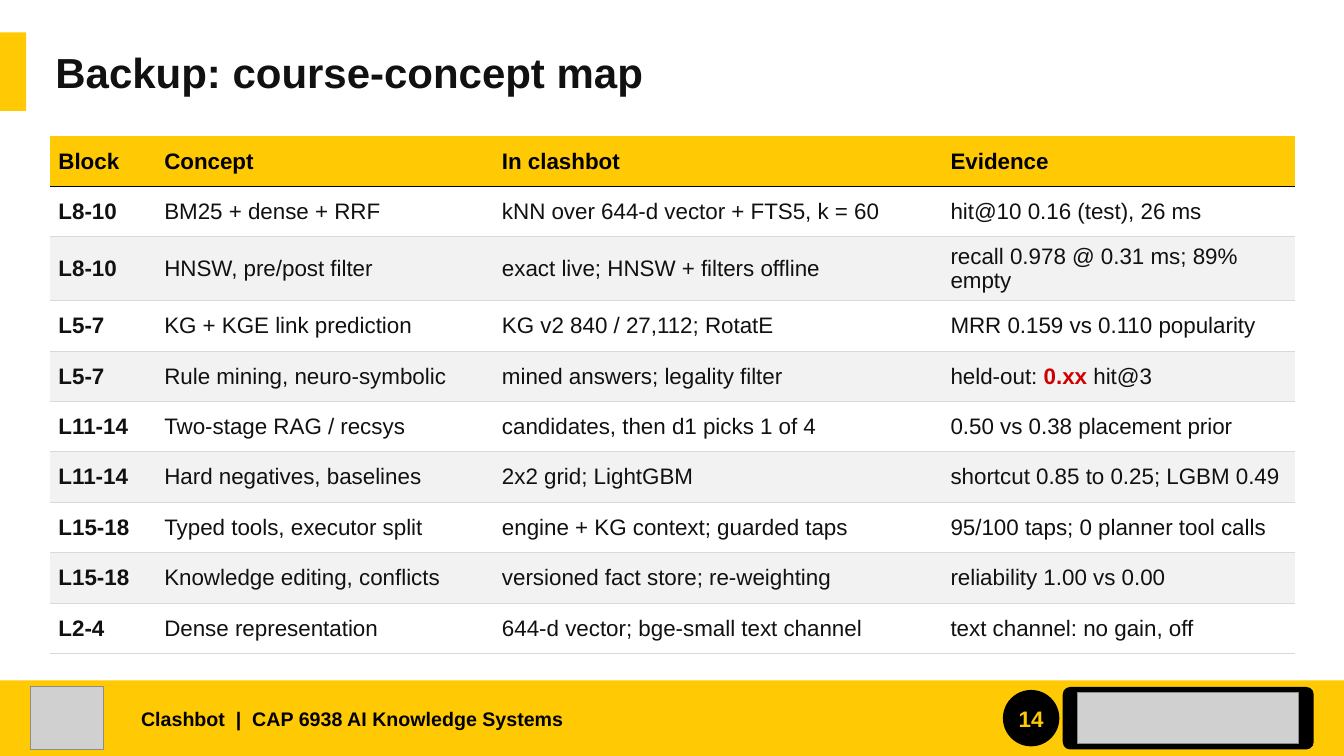
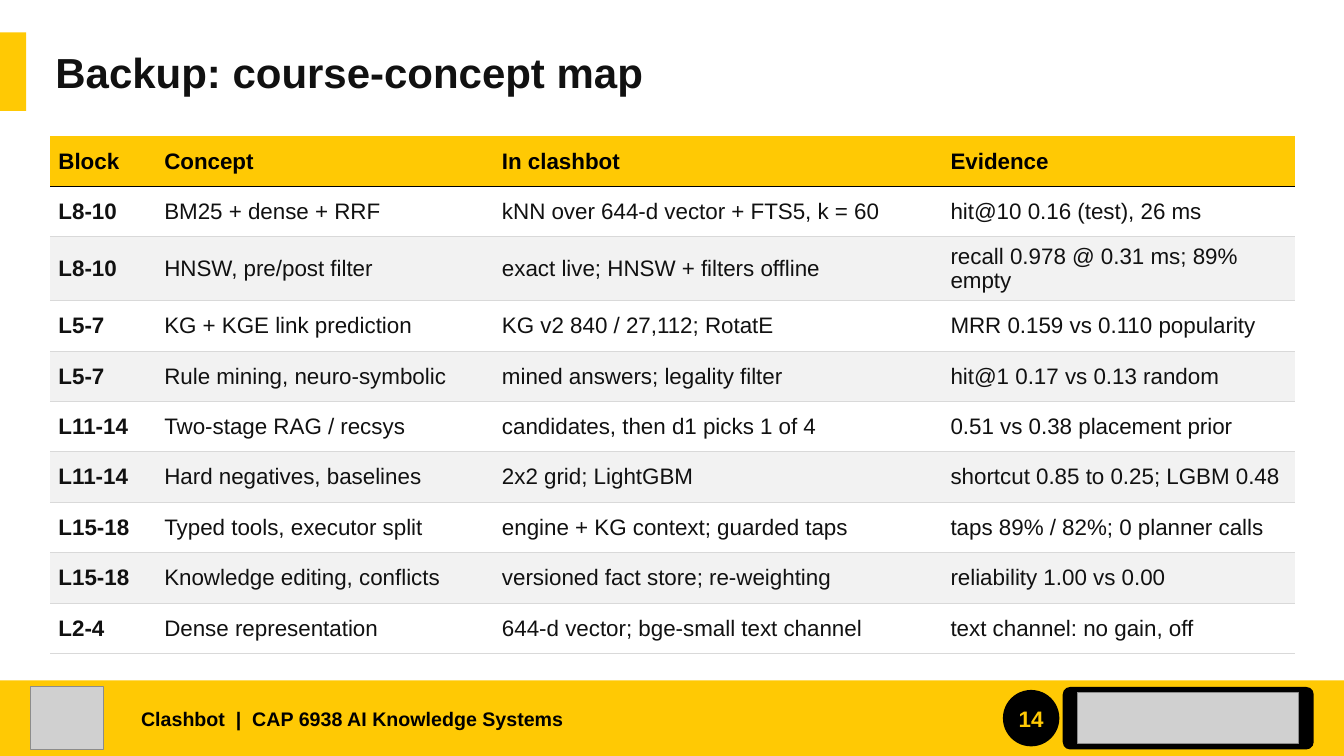
Before and after one commit to JylerTackson/clashBot, a slide deck: slide 14 of docs/report/slides/clashbot_showcase.pptx. Drawn at 1344x756 pixels with LibreOffice and Linux fonts; fonts in the diff are those of the drawing; grey boxes stand for pictures. Boxes give left, top, right and bottom in pixels: in the first picture for what was removed or moved away, otherwise in the second. Text is boxed around its words. In the diff, an @@ line names an element or a change of style, - is before the commit and + after.

```diff
--- a/docs/report/slides/clashbot_showcase.pptx
+++ b/docs/report/slides/clashbot_showcase.pptx
@@ table at [50,136,1296,653] @@
-row 5, column 4: held-out: 0.xx hit@3
+row 5, column 4: hit@1 0.17 vs 0.13 random
-row 6, column 4: 0.50 vs 0.38 placement prior
+row 6, column 4: 0.51 vs 0.38 placement prior
-row 7, column 4: shortcut 0.85 to 0.25; LGBM 0.49
+row 7, column 4: shortcut 0.85 to 0.25; LGBM 0.48
-row 8, column 4: 95/100 taps; 0 planner tool calls
+row 8, column 4: taps 89% / 82%; 0 planner calls
```
Also in this commit, not shown: 6 other slides changed, 6 other files.
